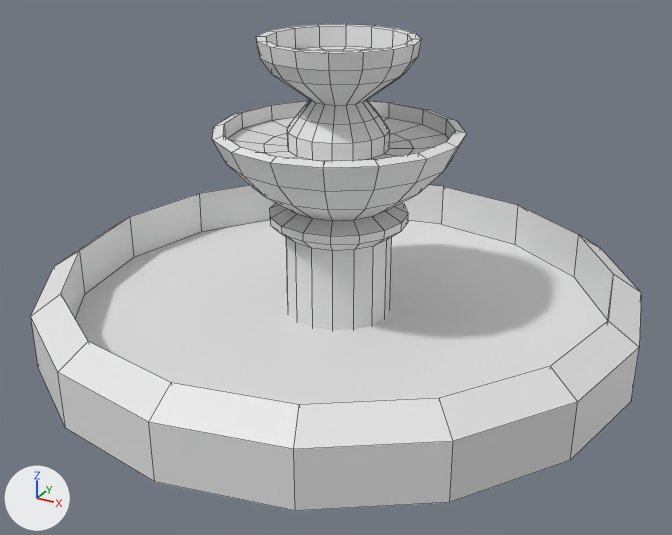
The Blender file Assets/Furniture/Courtyard Furtniture/TrappedFountain.blend: old version first, new version second.
Rendered twice from a 50 mm lens placed at (3.99, -7.31, 4.31), pointed at (0.12, -0.26, 0.79). Arrows for +X, +Y and +Z are at lower left; the lights stay in place. Mesh edges are drawn as thin lines.
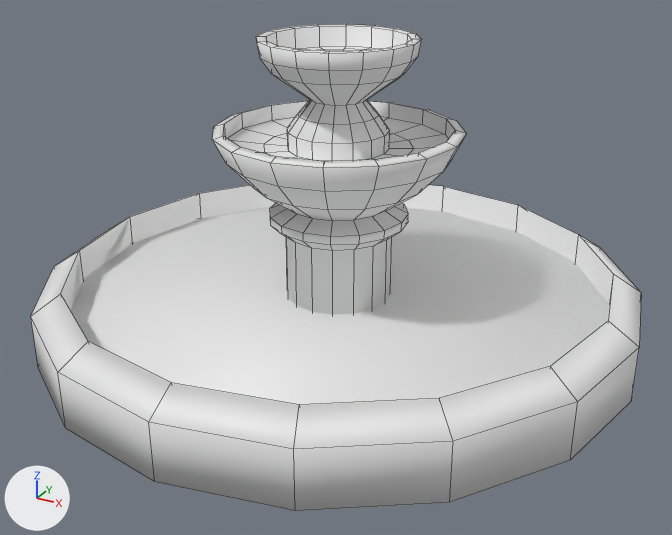
Where the newer file only moved an object's origin or applied its transform, the numbers keep the older frame.

Edits to the bpy script that builds the scene:
```text
Change me_cylinder_002:
    where me_cylinder_002.from_pydata(...)  # 448 vertices, 420 faces; spans x -3.54..3.54, y -3.54..3.54, z -1.0..2.51
    used by ob_cylinder_001; location = (0.0, 0.0, 0.82); scale = (0.816, 0.816, 0.816)
    me_cylinder_002 part 1: all faces are now shaded smooth (420 of 420 changed)
Add me_cylinder:
    me_cylinder.from_pydata(...)  # a 32-sided cylinder along z spanning x -2.63..2.63, y -2.63..2.63, z 0.22..0.4
    me_cylinder.polygons.foreach_set('use_smooth', [True] * 34)
Add ob_cylinder:
    ob_cylinder = bpy.data.objects.new('Cylinder', me_cylinder)
    ob_cylinder.location = (0.0, 0.0, 0.0)
```

Location of each change, [x1, y1, x2, y2] in pixels of the pictures (672 x 535 px):
'Cylinder', added: after [71, 206, 609, 405]
part 1 of me_cylinder_002, shading changed: [31, 24, 641, 511] in both
